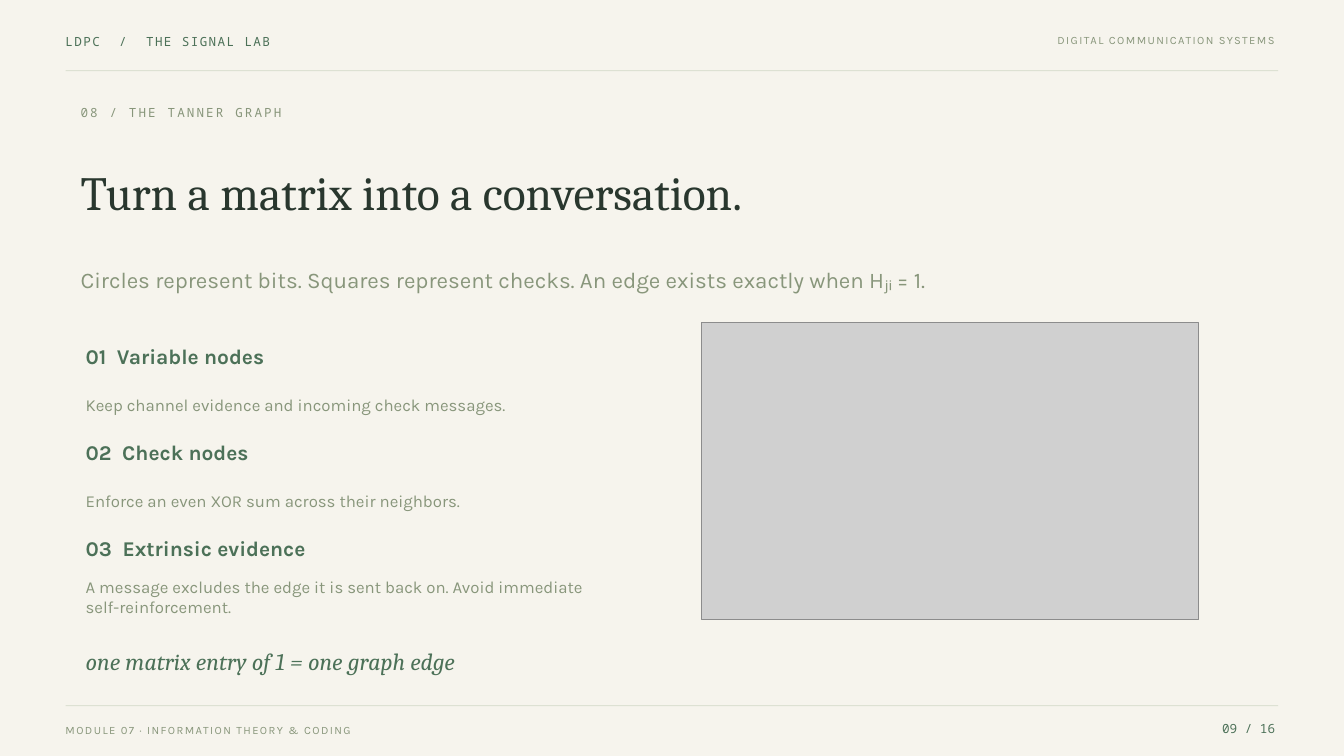
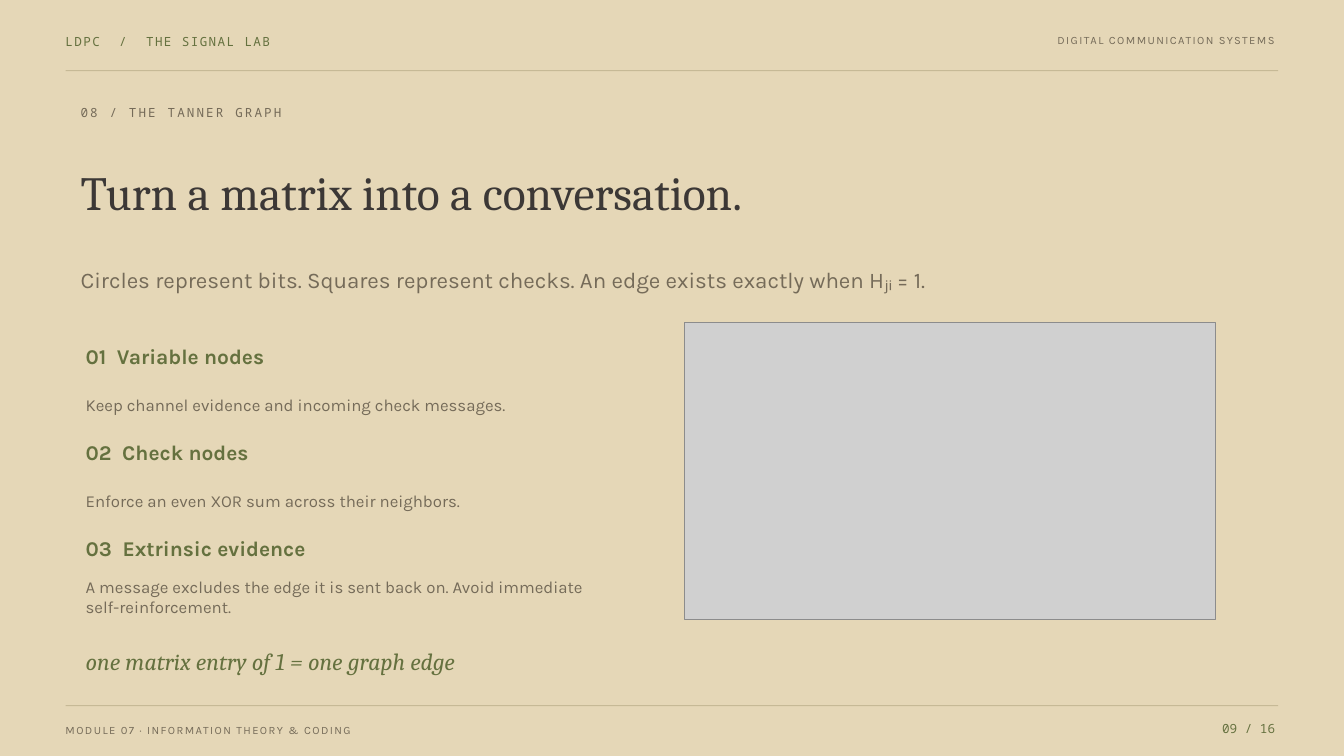
Before and after one commit to NiviDevs/ldpc-lab, a slide deck: slide 9 of dist/assets/LDPC-Seminar.pptx. Drawn at 1344x756 pixels with LibreOffice and Linux fonts; fonts in the diff are those of the drawing; grey boxes stand for pictures. Boxes give left, top, right and bottom in pixels: in the first picture for what was removed or moved away, otherwise in the second. Text is boxed around its words. In the diff, an @@ line names an element or a change of style, - is before the commit and + after.

```diff
--- a/dist/assets/LDPC-Seminar.pptx
+++ b/dist/assets/LDPC-Seminar.pptx
@@ background #F6F4ED to #E5D7B7 @@
@@ line (66, 71) - (1278, 71): stroke #DDE1D3 0.7 pt to #C6B996 0.7 pt @@
@@ text "Turn a matrix into a ..." at (81, 178, 742, 211): text colour #29372E to #3C3836 @@
@@ picture: place and size @@
-picture at (702, 323, 1200, 620)
+picture at (685, 323, 1216, 620)
@@ text colour #88967B to #756B59 in 7 elements at (877, 30, 1275, 50), (66, 721, 973, 739), (81, 108, 281, 117), (81, 273, 925, 294), (86, 399, 505, 415), (86, 495, 460, 511), (86, 581, 582, 613) @@
@@ text colour #4C7158 to #65713F in 6 elements at (65, 37, 270, 46), (1222, 724, 1275, 733), (86, 349, 264, 364), (86, 445, 249, 460), (86, 541, 305, 556), (86, 653, 454, 675) @@
@@ line (66, 706) - (1278, 706): stroke #DDE1D3 0.7 pt to #C6B996 0.7 pt @@
```
Also in this commit, not shown: 15 other slides changed, 15 other files.
